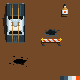
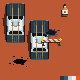
Layers edited between the first and the second 80×80 image:
showed group "Car" (2nd of 2) (6 layers) over [26, 20, 49, 60]
painted on "Farbfüllung 1" over [0, 0, 80, 80]
